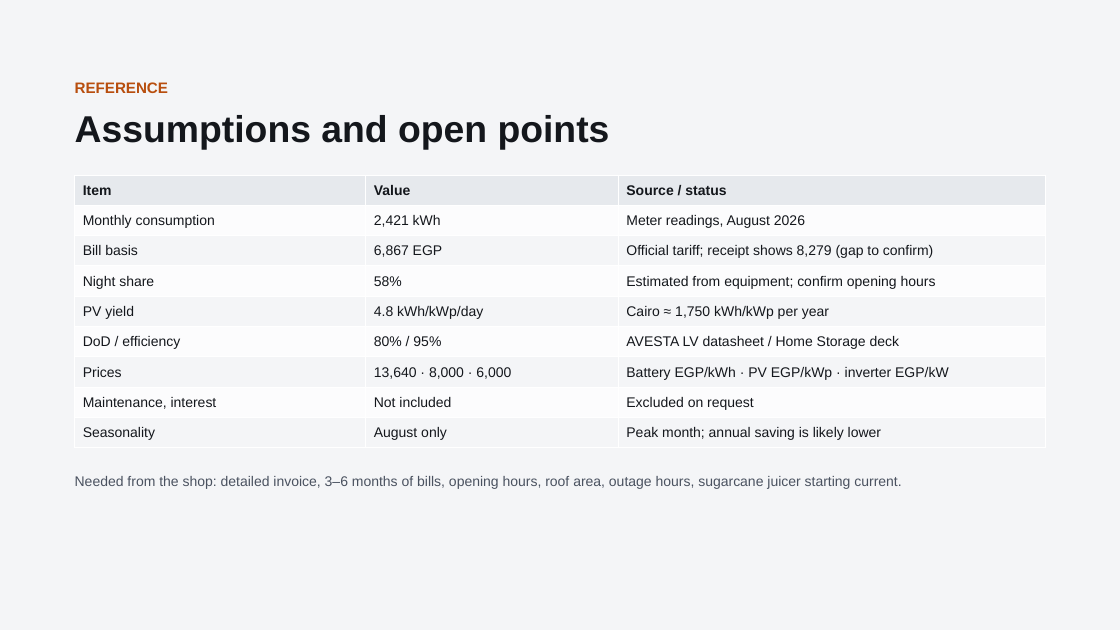
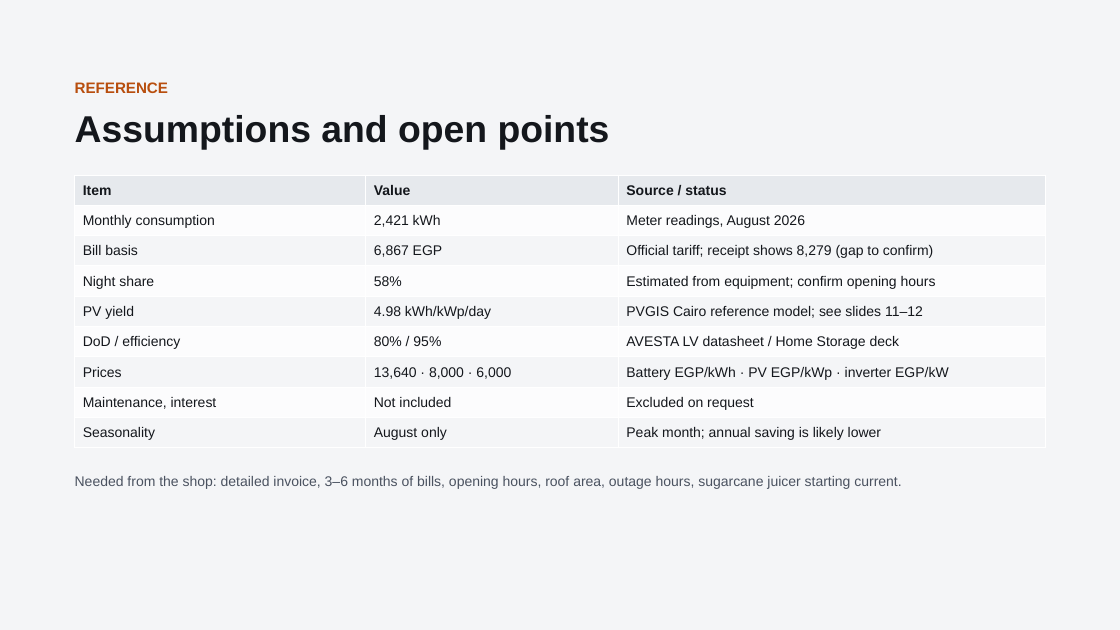
Before and after one commit to boodyelkady1998-sudo/avesta-bess-sizing-tool, a slide deck: slide 10 of El_Mo3alem_Juice_Shop_Solar_BESS.pptx. Drawn at 1120x630 pixels with LibreOffice and Linux fonts; fonts in the diff are those of the drawing. Boxes give left, top, right and bottom in pixels: in the first picture for what was removed or moved away, otherwise in the second. Text is boxed around its words. In the diff, an @@ line names an element or a change of style, - is before the commit and + after.

Commit message:
Document Cairo monthly PVGIS production and update solar yield calculations

```diff
--- a/El_Mo3alem_Juice_Shop_Solar_BESS.pptx
+++ b/El_Mo3alem_Juice_Shop_Solar_BESS.pptx
@@ table at [75,175,1046,448] @@
-row 5, column 2: 4.8 kWh/kWp/day
+row 5, column 2: 4.98 kWh/kWp/day
-row 5, column 3: Cairo ≈ 1,750 kWh/kWp per year
+row 5, column 3: PVGIS Cairo reference model; see slides 11–12
```
Also in this commit, not shown: 8 other slides changed, 2 slides added.
